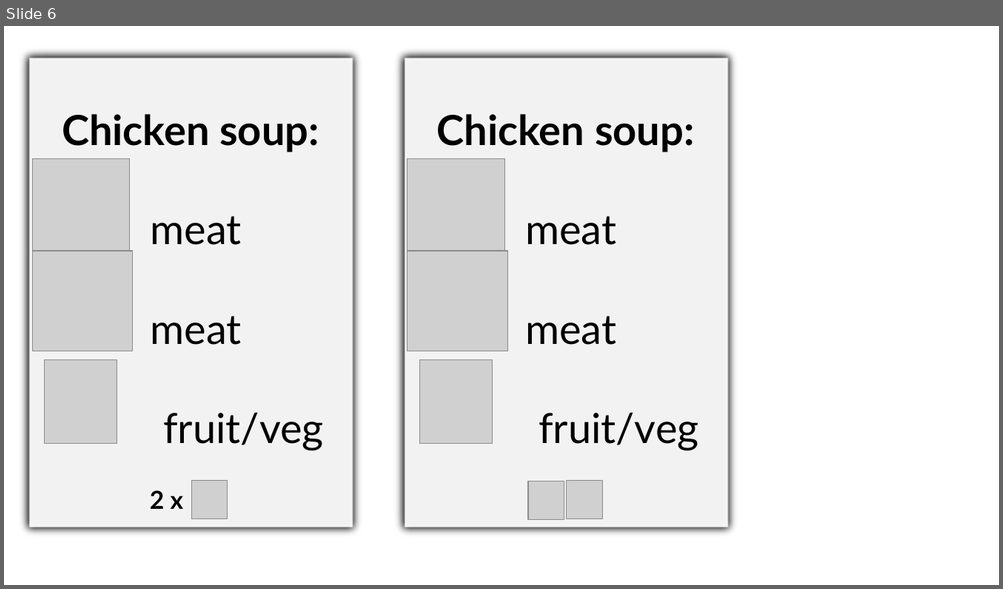
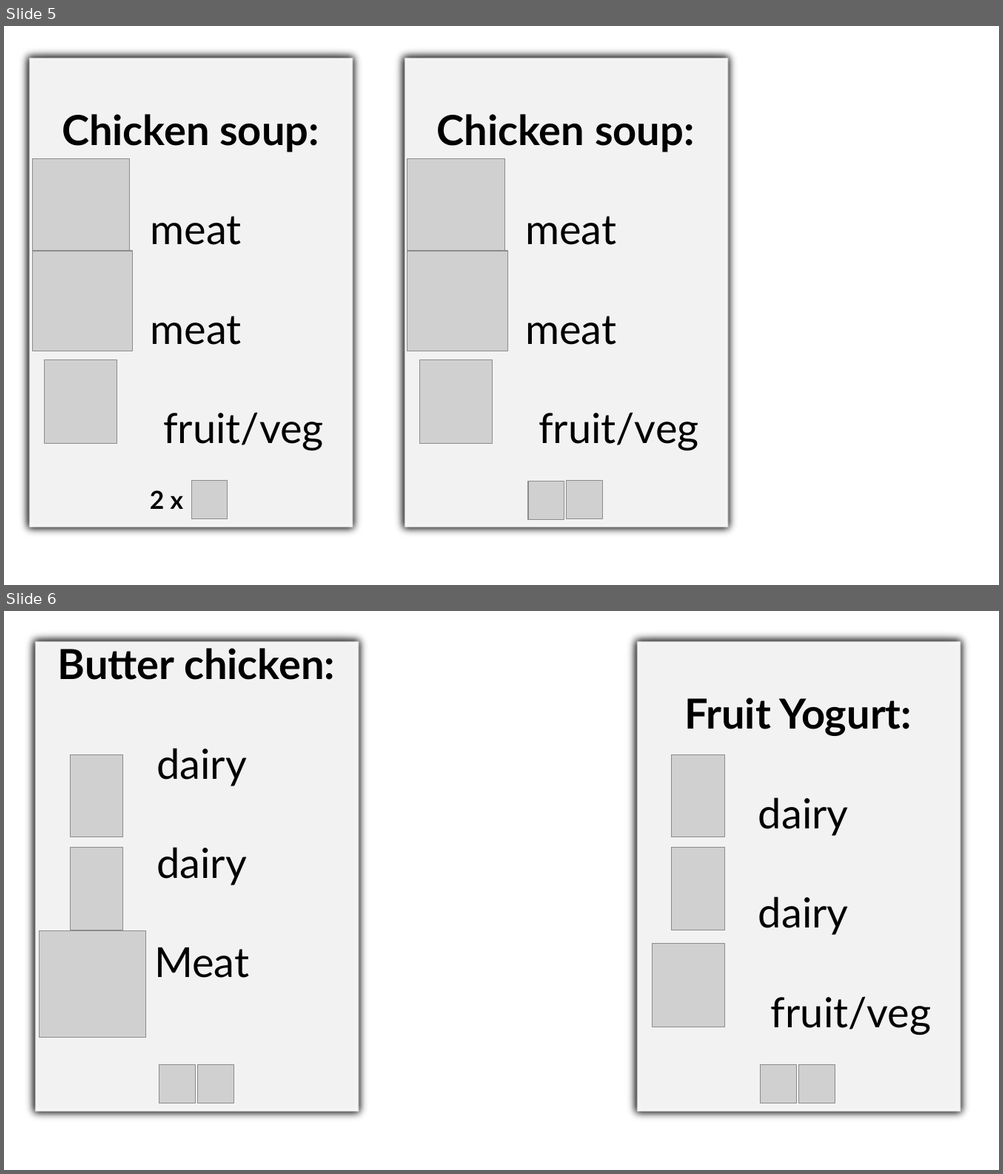
Before and after one commit to EdenBD/TheBidderChef, a slide deck: Assets/images/reciepts_format.pptx. Shown one above the other, each under a label of ours: slide 6 before the commit, slides 5 and 6 after it. The pictures are 1003x589 and 1003x1174 pixels, drawn with LibreOffice and Linux fonts; fonts in the diff are those of the drawing; grey boxes stand for pictures. Boxes give left, top, right and bottom in pixels: in the first picture for what was removed or moved away, otherwise in the second. Text is boxed around its words. In the diff, an @@ line names an element or a change of style, - is before the commit and + after.

```diff
--- a/Assets/images/reciepts_format.pptx
+++ b/Assets/images/reciepts_format.pptx
@@ slide 6 added at box(4, 611, 999, 1170), background #FFFFFF @@
@@ group added at box(629, 635, 967, 1119): 5 pictures, 1 rectangle @@
+Fruit Yogurt:
+dairy
+dairy
+fruit/veg
@@ group added at box(28, 635, 365, 1119): 5 pictures, 1 rectangle @@
+Butter chicken:
+dairy
+dairy
+Meat
@@ what was slide 6 is now slide 5 @@
```
Also in this commit, not shown: 1 slide changed, 2 other slides added, 47 other files.
